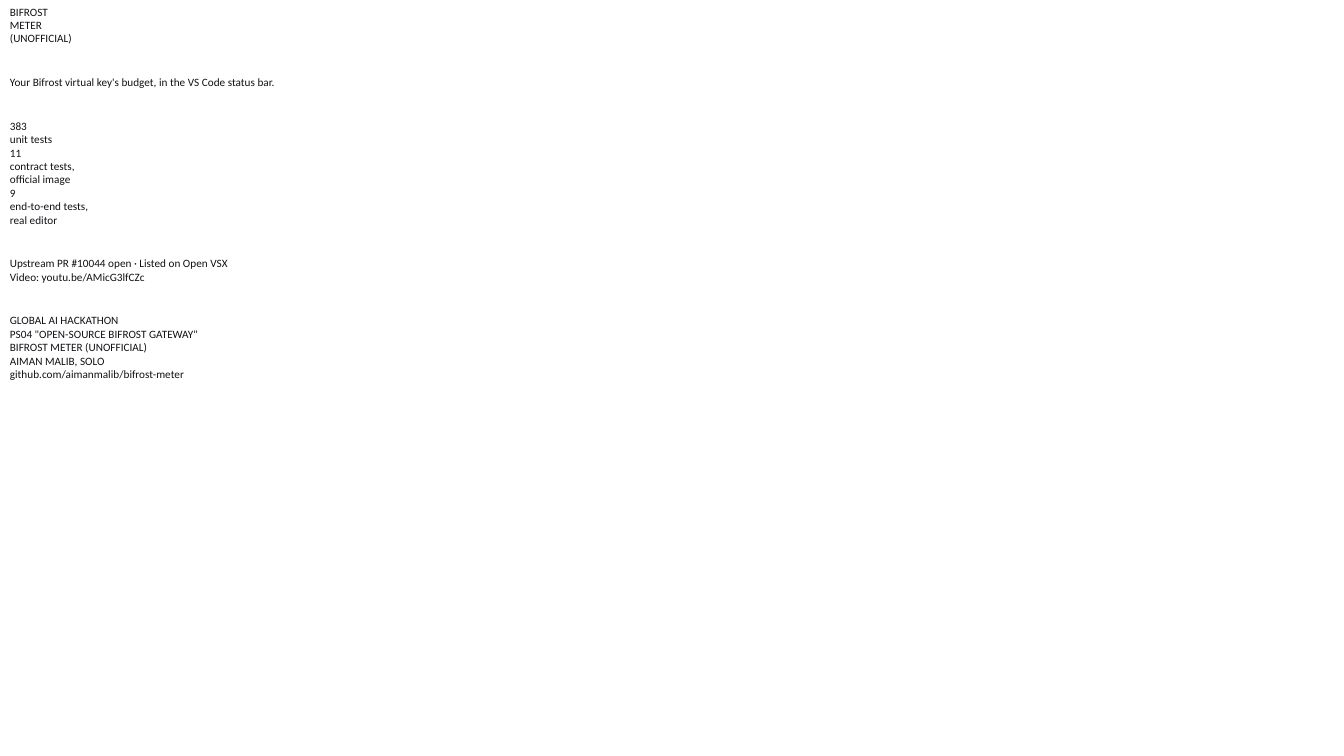
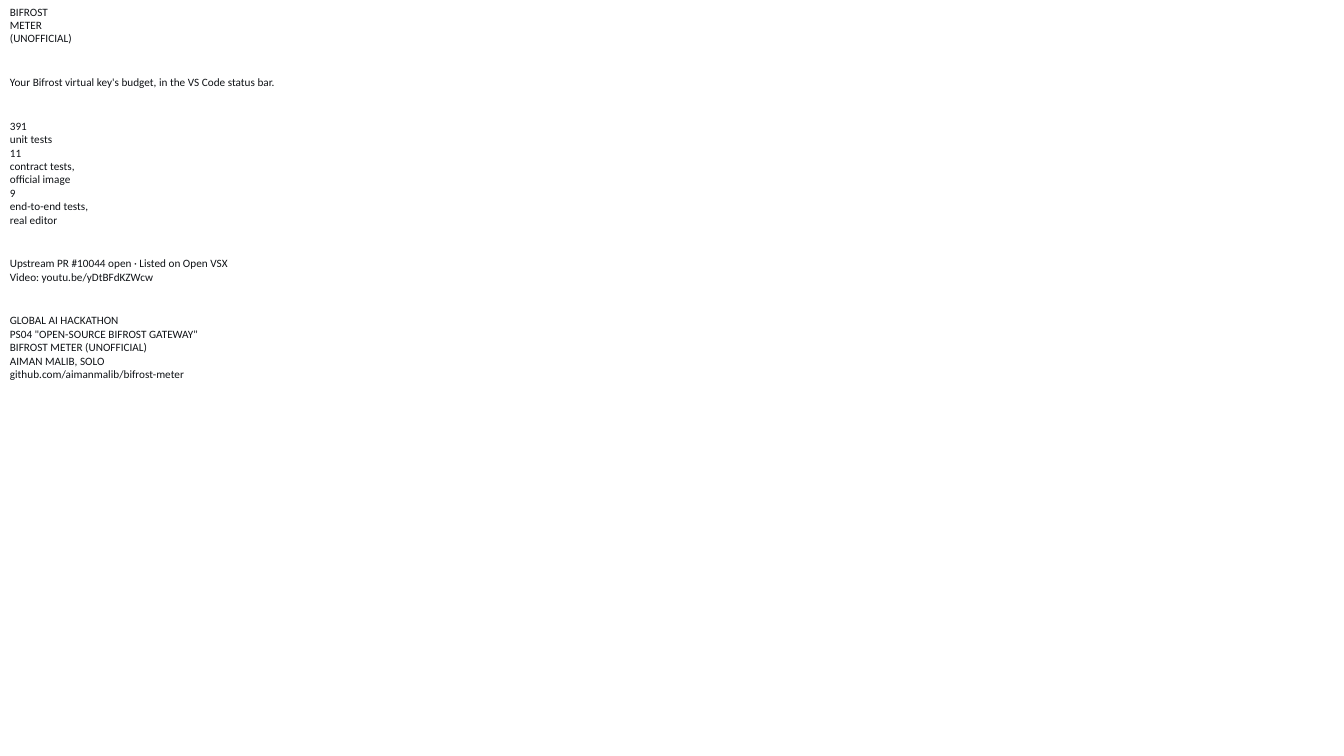
Before and after one commit to aimanmalib/bifrost-meter, a slide deck: slide 1 of deck/bifrost-meter.pptx. Drawn at 1344x756 pixels with LibreOffice and Linux fonts; fonts in the diff are those of the drawing; background and template pictures are left out. Boxes give left, top, right and bottom in pixels: in the first picture for what was removed or moved away, otherwise in the second. Text is boxed around its words. In the diff, an @@ line names an element or a change of style, - is before the commit and + after.

```diff
--- a/deck/bifrost-meter.pptx
+++ b/deck/bifrost-meter.pptx
@@ text at (10,122,27,130): text changed @@
-383
+391
@@ text at (10,273,153,283): text changed @@
-Video: youtu.be/AMicG3lfCZc
+Video: youtu.be/yDtBFdKZWcw
```
Also in this commit, not shown: 4 other slides changed, 1 other file.
